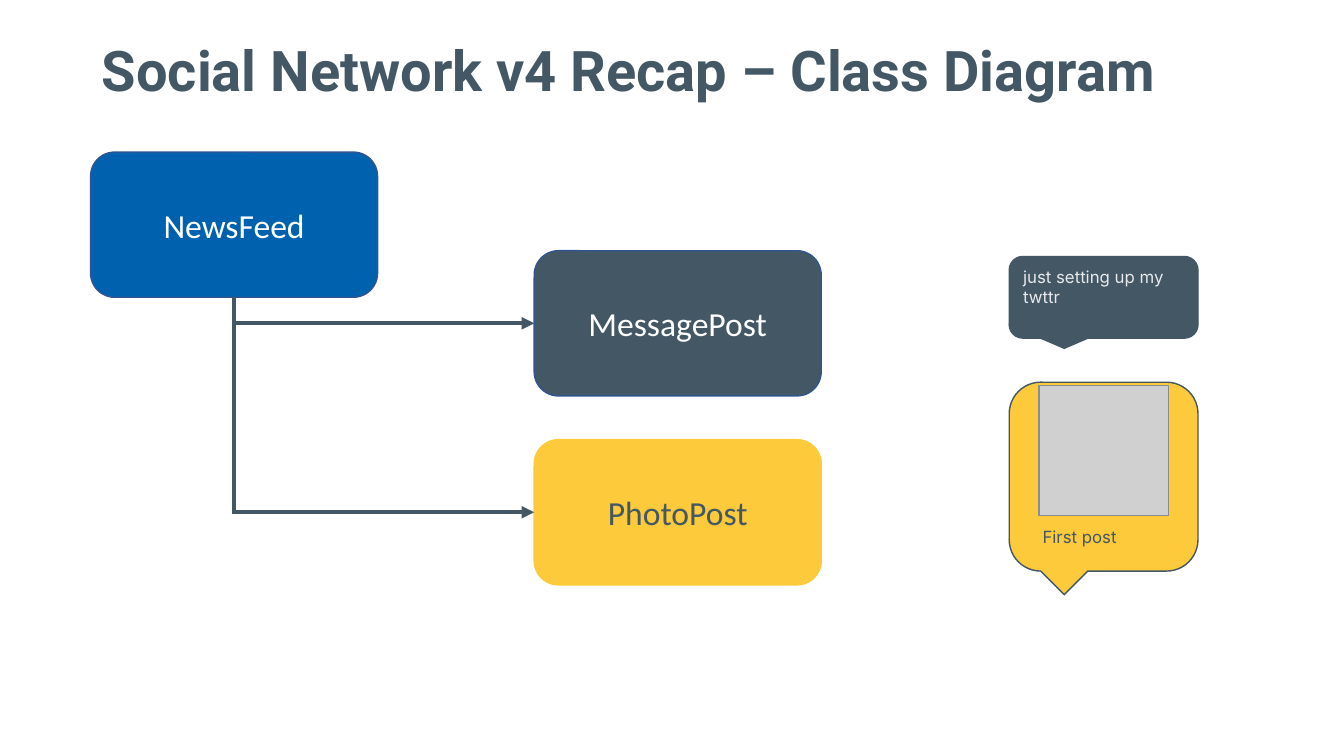
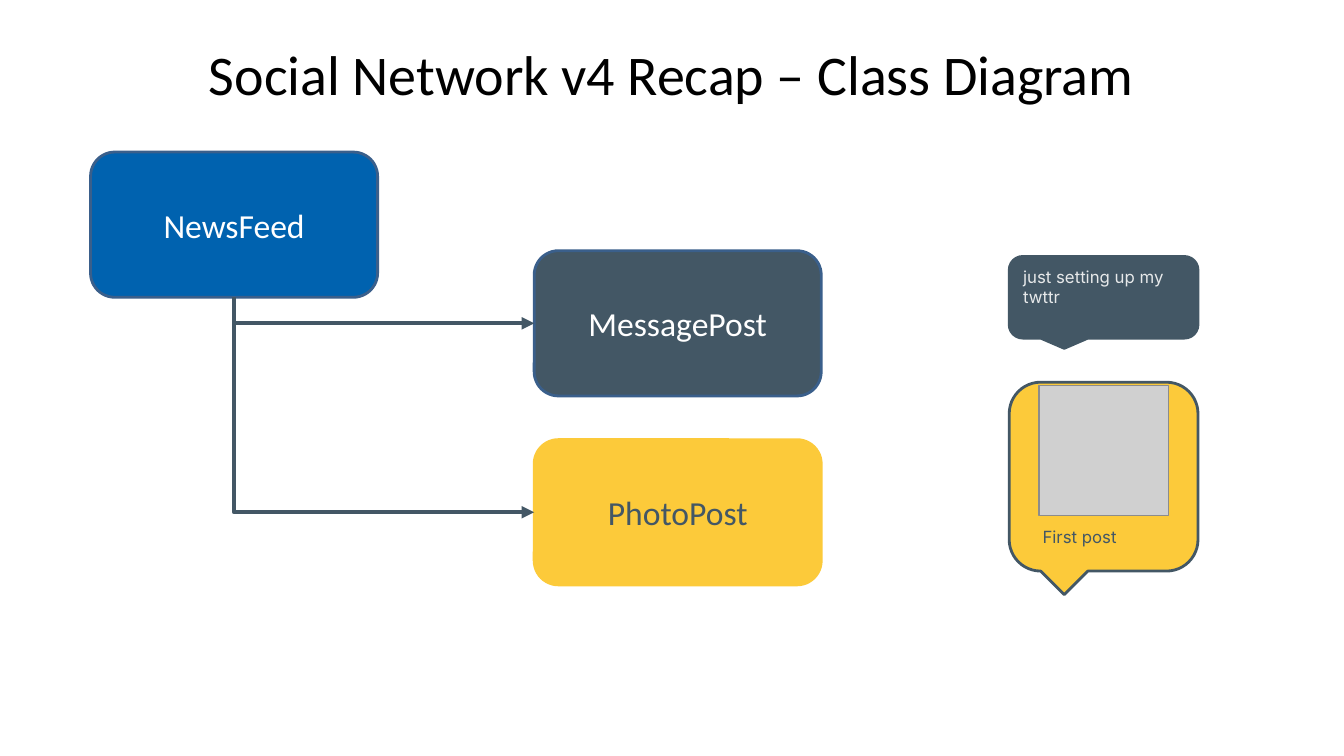
Before and after one commit to Programming-Fundamentals-SETU/prog-fund-2-jan-26, a slide deck: slide 8 of topic08-inheritance/unit-08a-lectures/talk-3-inheritance-v2/a-inheritance-v2.pptx. Drawn at 1344x756 pixels with LibreOffice and Linux fonts; fonts in the diff are those of the drawing; grey boxes stand for pictures. Boxes give left, top, right and bottom in pixels: in the first picture for what was removed or moved away, otherwise in the second. Text is boxed around its words. In the diff, an @@ line names an element or a change of style, - is before the commit and + after.

```diff
--- a/topic08-inheritance/unit-08a-lectures/talk-3-inheritance-v2/a-inheritance-v2.pptx
+++ b/topic08-inheritance/unit-08a-lectures/talk-3-inheritance-v2/a-inheritance-v2.pptx
@@ title "Social Network v4 Recap – ..." at box(209, 56, 1133, 105): font Roboto to Calibri, text colour #435765 to #000000, bold off; alignment left to centre; line spacing 0.9 to 1 @@
@@ rounded rectangle "NewsFeed" at box(91, 152, 378, 297): outline #325491 1 pt to #3A5F8C 2 pt @@
@@ rounded speech box "First post" at box(1009, 382, 1198, 571): outline #435765 1 pt to #435765 2 pt @@
```
Also in this commit, not shown: 17 other slides changed, 10 other files.
